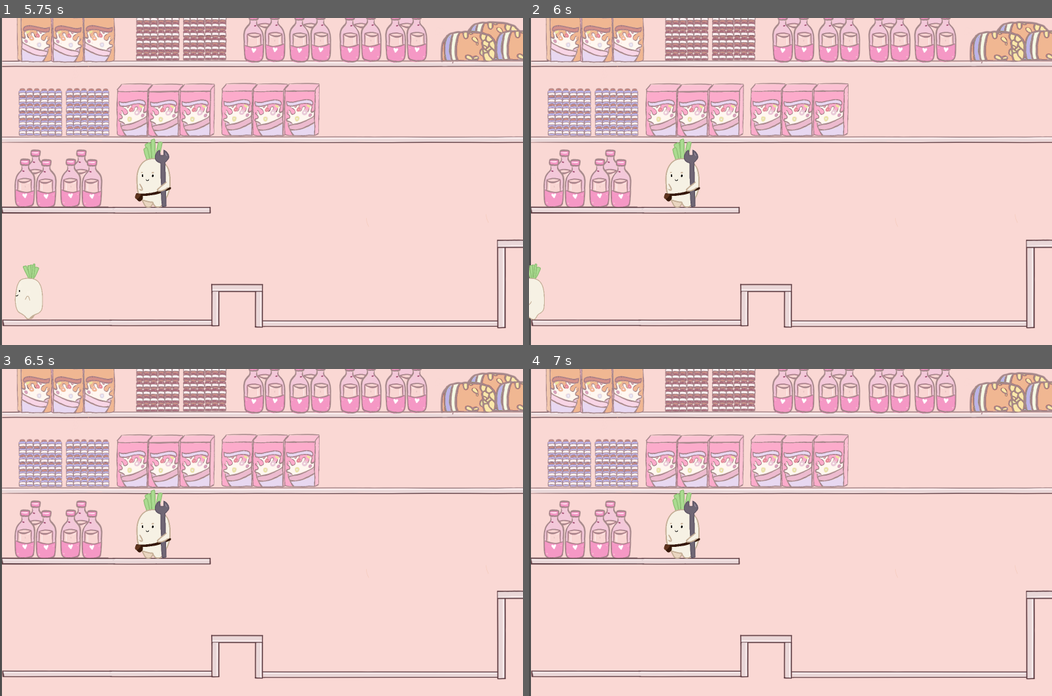
Above: before the commit, frames 1-4 (two rows, left to right).
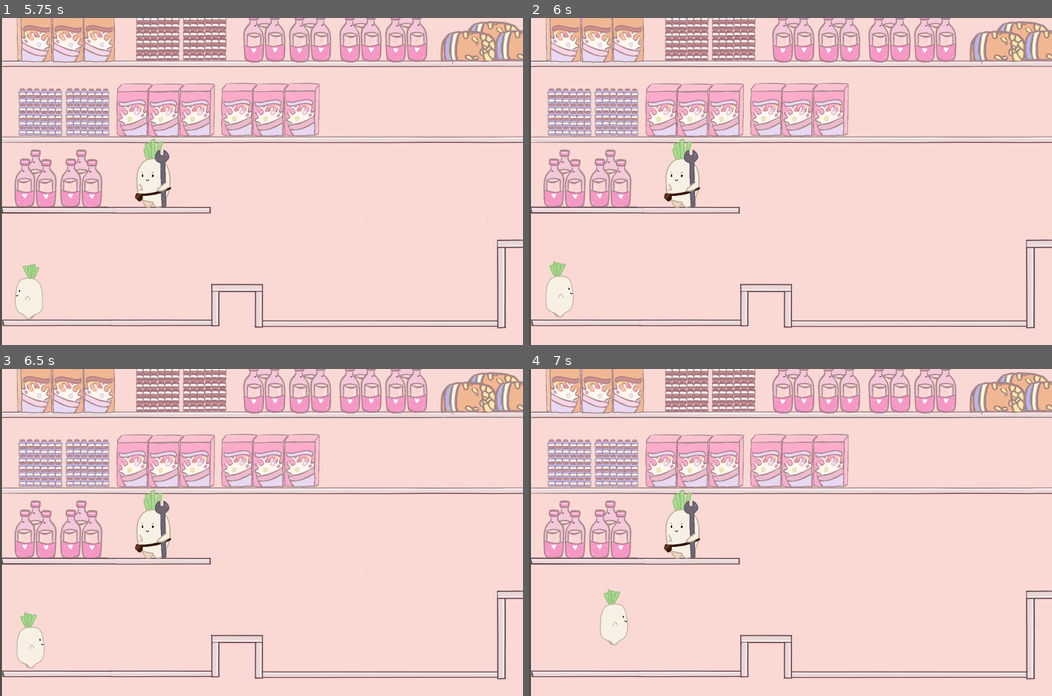
Above: after the commit, the same moments.

Repository: Boyquotes/daikon
Game: Godot game, scene res://main.tscn
The game is run twice, just before and just after one commit, with the same random seed, the same clock (stepped at 60 frames per second) and the same inputs. Sound files missing from this copy of the repository are replaced by a short silence.
Inputs:
- Up to frame 1 (5.75 s): click "Start" at 0.5 s; tap Enter at 1.25 s; hold D (right) 1.28-2.03 s; hold Shift (sprint) 1.28-2.03 s; tap W (jump) at 1.52, 2.27, 3.77, 4.52, 5.27 s; hold A (left) 2.03-2.78 s; tap Shift (sprint) at 2.1, 3.6, 5.1 s; hold Shift (sprint) 2.78-3.53 s; hold D (right) 2.78-4.28 s; hold Shift (sprint) 4.28-5.03 s; hold A (left) from 4.28 s (still down)
- Up to frame 2 (6 s): keep holding A (left); hold Shift (sprint) from 5.78 s (still down)
- Up to frame 3 (6.5 s): keep holding A (left); keep holding Shift (sprint)
- Up to frame 4 (7 s): release A (left) at 6.53 s; release Shift (sprint) at 6.53 s; hold D (right) from 6.53 s (still down); tap Shift (sprint) at 6.6 s; tap W (jump) at 6.77 s

Frame 1 is identical in both runs. In frame 2, 1.0% of the frame differs, in the area x 0-9%, y 74-93%; in frame 3, 0.6%; in frame 4, 0.6%.

Commit message:
added barriers and transition to level 5

Diff:
--- a/levels/intro_pt_1.tscn
+++ b/levels/intro_pt_1.tscn
@@ -33,6 +33,9 @@
 
 [sub_resource type="RectangleShape2D" id="RectangleShape2D_73m2q"]
 size = Vector2(1270, 649)
+
+[sub_resource type="RectangleShape2D" id="RectangleShape2D_2rjam"]
+size = Vector2(328, 360.5)
 
 [node name="intro_pt1" type="Node2D"]
 position = Vector2(7, -71)
@@ -99,4 +102,11 @@
 position = Vector2(2662, 1127)
 shape = SubResource("RectangleShape2D_73m2q")
 
+[node name="intro_blocker" type="Area2D" parent="."]
+
+[node name="CollisionShape2D" type="CollisionShape2D" parent="intro_blocker"]
+position = Vector2(-156, 1281.75)
+shape = SubResource("RectangleShape2D_2rjam")
+
 [connection signal="body_entered" from="exit_intro_1" to="Player" method="_on_exit_intro_1_body_entered"]
+[connection signal="body_entered" from="intro_blocker" to="Player" method="_on_intro_blocker_body_entered"]
--- a/levels/intro_pt_2.tscn
+++ b/levels/intro_pt_2.tscn
@@ -24,6 +24,9 @@
 
 [sub_resource type="RectangleShape2D" id="RectangleShape2D_d04b6"]
 size = Vector2(823, 621)
+
+[sub_resource type="RectangleShape2D" id="RectangleShape2D_yqcw8"]
+size = Vector2(446, 23)
 
 [node name="intro_pt_2" type="Node2D"]
 
@@ -71,4 +74,13 @@
 position = Vector2(2468, 280)
 shape = SubResource("RectangleShape2D_d04b6")
 
+[node name="StaticBody2D2" type="StaticBody2D" parent="."]
+collision_layer = 2
+collision_mask = 3
+
+[node name="CollisionShape2D" type="CollisionShape2D" parent="StaticBody2D2"]
+position = Vector2(1, 255)
+rotation = 1.5708
+shape = SubResource("RectangleShape2D_yqcw8")
+
 [connection signal="body_entered" from="exit_intro_2" to="Player" method="_on_exit_intro_2_body_entered"]
--- a/levels/level_1.tscn
+++ b/levels/level_1.tscn
@@ -54,6 +54,12 @@
 
 [sub_resource type="RectangleShape2D" id="RectangleShape2D_3jdje"]
 size = Vector2(845, 649)
+
+[sub_resource type="RectangleShape2D" id="RectangleShape2D_33t0e"]
+size = Vector2(679.5, 20)
+
+[sub_resource type="RectangleShape2D" id="RectangleShape2D_ascnr"]
+size = Vector2(546, 20)
 
 [node name="Level 1" type="Node2D"]
 script = SubResource("GDScript_x2ql8")
@@ -126,5 +132,23 @@
 position = Vector2(2477, 240.5)
 shape = SubResource("RectangleShape2D_3jdje")
 
+[node name="StaticBody2D" type="StaticBody2D" parent="."]
+collision_layer = 2
+collision_mask = 3
+
+[node name="CollisionShape2D" type="CollisionShape2D" parent="StaticBody2D"]
+position = Vector2(3, 900.75)
+rotation = 1.5708
+shape = SubResource("RectangleShape2D_33t0e")
+
+[node name="StaticBody2D2" type="StaticBody2D" parent="."]
+collision_layer = 2
+collision_mask = 3
+
+[node name="CollisionShape2D" type="CollisionShape2D" parent="StaticBody2D2"]
+position = Vector2(2043, 976)
+rotation = 1.5708
+shape = SubResource("RectangleShape2D_ascnr")
+
 [connection signal="body_entered" from="Fallzone" to="." method="_on_fallzone_body_entered"]
 [connection signal="body_entered" from="Next" to="." method="_on_next_body_entered"]
--- a/levels/level_2.tscn
+++ b/levels/level_2.tscn
@@ -16,6 +16,9 @@
 
 [sub_resource type="RectangleShape2D" id="RectangleShape2D_2tj5b"]
 size = Vector2(2761, 1083)
+
+[sub_resource type="RectangleShape2D" id="RectangleShape2D_s4v4l"]
+size = Vector2(749.5, 123.5)
 
 [node name="level_2" type="Node2D"]
 
@@ -91,6 +94,15 @@
 scale = Vector2(7.08794, 4.54412)
 texture = ExtResource("1_db2tv")
 
+[node name="StaticBody2D" type="StaticBody2D" parent="."]
+collision_layer = 2
+collision_mask = 3
+
+[node name="CollisionShape2D" type="CollisionShape2D" parent="StaticBody2D"]
+position = Vector2(-136, 194.75)
+rotation = 1.5708
+shape = SubResource("RectangleShape2D_s4v4l")
+
 [connection signal="body_entered" from="exit_level_2" to="Player" method="_on_exit_level_2_body_entered"]
 
 [editable path="Player"]
--- a/levels/level_3.tscn
+++ b/levels/level_3.tscn
@@ -33,6 +33,9 @@
 
 [sub_resource type="RectangleShape2D" id="RectangleShape2D_vqobf"]
 size = Vector2(580, 517)
+
+[sub_resource type="RectangleShape2D" id="RectangleShape2D_i25o1"]
+size = Vector2(579, 38)
 
 [node name="level_3" type="Node2D"]
 
@@ -101,4 +104,13 @@
 position = Vector2(2340, 483)
 shape = SubResource("RectangleShape2D_vqobf")
 
+[node name="StaticBody2D2" type="StaticBody2D" parent="."]
+collision_layer = 2
+collision_mask = 3
+
+[node name="CollisionShape2D" type="CollisionShape2D" parent="StaticBody2D2"]
+position = Vector2(2, 92.5)
+rotation = 1.5708
+shape = SubResource("RectangleShape2D_i25o1")
+
 [connection signal="body_entered" from="Area2D" to="Player" method="_on_area_2d_body_entered"]
--- a/levels/level_4.tscn
+++ b/levels/level_4.tscn
@@ -49,6 +49,12 @@
 
 [sub_resource type="RectangleShape2D" id="RectangleShape2D_x04hp"]
 size = Vector2(4087, 854)
+
+[sub_resource type="RectangleShape2D" id="RectangleShape2D_htq85"]
+size = Vector2(52, 679)
+
+[sub_resource type="RectangleShape2D" id="RectangleShape2D_v527w"]
+size = Vector2(777, 537)
 
 [node name="level_4" type="Node2D"]
 
@@ -136,3 +142,19 @@
 
 [node name="cookie" parent="." instance=ExtResource("4_jysd2")]
 position = Vector2(612, 1307)
+
+[node name="StaticBody2D2" type="StaticBody2D" parent="."]
+collision_layer = 2
+collision_mask = 3
+
+[node name="CollisionShape2D" type="CollisionShape2D" parent="StaticBody2D2"]
+position = Vector2(-1, 917)
+shape = SubResource("RectangleShape2D_htq85")
+
+[node name="exit_level_4" type="Area2D" parent="."]
+
+[node name="CollisionShape2D" type="CollisionShape2D" parent="exit_level_4"]
+position = Vector2(2461, 767)
+shape = SubResource("RectangleShape2D_v527w")
+
+[connection signal="body_entered" from="exit_level_4" to="Player" method="_on_exit_level_4_body_entered"]
--- a/player.tscn
+++ b/player.tscn
@@ -174,6 +174,21 @@
 func _on_area_2d_body_entered(body):
 	if body.name == 'Player':
 		get_tree().change_scene_to_file('res://levels/level_4.tscn')
+
+
+func _on_intro_blocker_body_entered(body):
+	if body.name == 'Player':
+		get_tree().change_scene_to_file('res://levels/intro_pt_1.tscn')
+
+
+func _on_go_back_intro_1_body_entered(body):
+	if body.name == 'Player':
+		get_tree().change_scene_to_file('res://levels/intro_pt_1.tscn')
+
+
+func _on_exit_level_4_body_entered(body):
+	if body.name == 'Player':
+		get_tree().change_scene_to_file('res://levels/level_5.tscn')
 "
 
 [sub_resource type="SpriteFrames" id="SpriteFrames_r0q42"]
Not shown: 1 places in levels/intro_pt_1.tscn that only renumber resources
Not shown: 1 places in levels/intro_pt_2.tscn that only renumber resources
Not shown: 1 places in levels/level_1.tscn that only renumber resources
Not shown: 1 places in levels/level_2.tscn that only renumber resources
Not shown: 1 places in levels/level_3.tscn that only renumber resources
Not shown: 1 places in levels/level_4.tscn that only renumber resources
